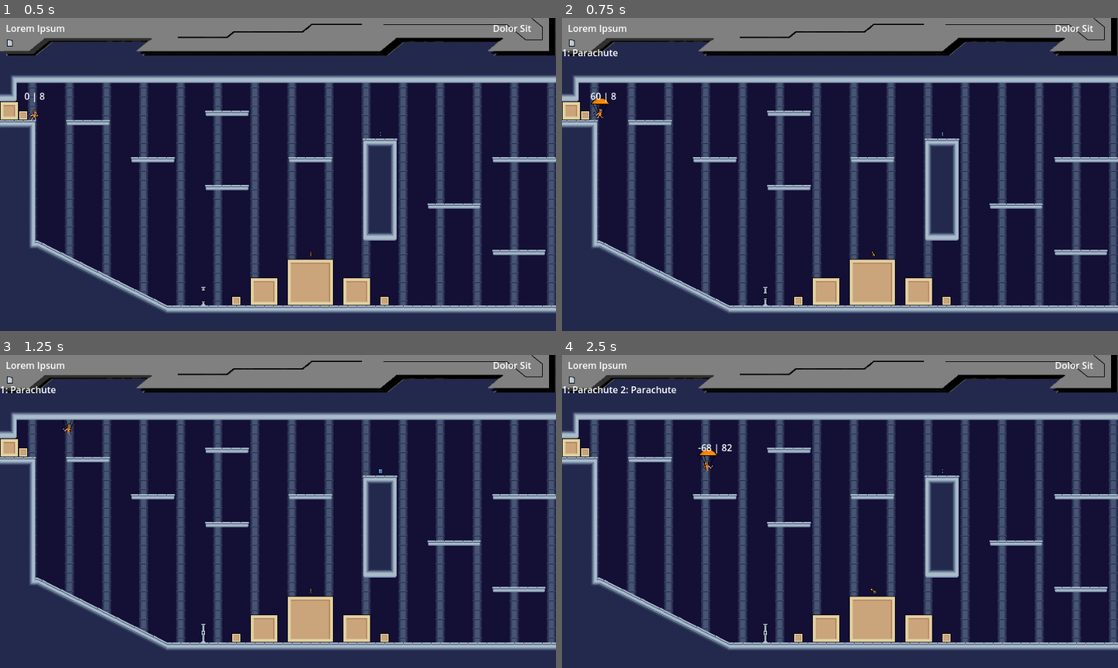
Above: before the commit, frames 1-4 (two rows, left to right).
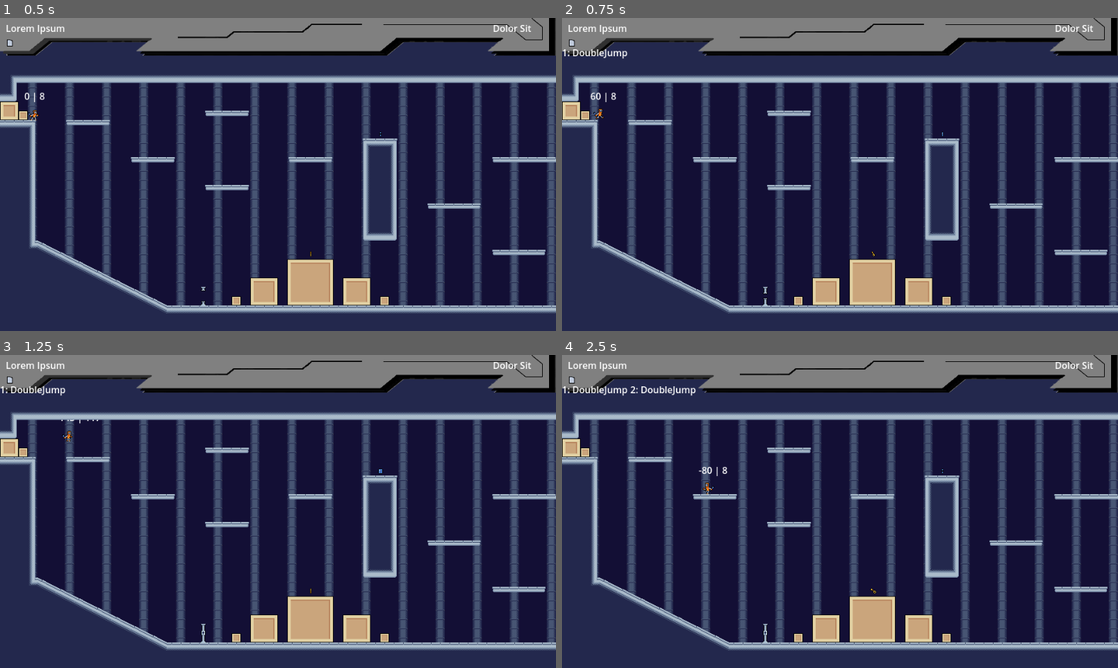
Above: after the commit, the same moments.

Repository: Cradac/H.O.R.S.T.
Game: Godot game, scene res://basic_scene.tscn
Two runs of this game, one before a commit and one after it. Both use one fixed random seed, a clock stepped at 60 frames per second and the inputs below.
Inputs:
- Up to frame 1 (0.5 s): no input
- Up to frame 2 (0.75 s): hold Right (move_right) from 0.53 s (still down); tap F (action) at 0.6 s
- Up to frame 3 (1.25 s): keep holding Right (move_right); tap Space (jump) at 0.77 s
- Up to frame 4 (2.5 s): tap F (action) at 1.35, 2.3 s; tap Space (jump) at 1.52 s; release Right (move_right) at 2.03 s; hold Left (move_left) from 2.03 s (still down); tap 1 (drop_first) at 2.1 s

Frame 1 is identical in both runs. In frame 2, 0.2% of the frame differs, in the area x 2-12%, y 10-31%; in frame 3, 0.2%; in frame 4, 0.6%, in the area x 2-31%, y 10-45%.

Commit message:
reassigned keys

Diff:
--- a/Character.gd
+++ b/Character.gd
@@ -119,8 +119,8 @@
 func action():
 	if Input.is_action_just_pressed("action"):
 		#equip(ChargedJump.new())
-		#equip(DoubleJump.new())
-		equip(Parachute.new())
+		equip(DoubleJump.new())
+		#equip(Parachute.new())
 		get_node("Label").visible = true
 	else:
 		get_node("Label").visible = false
--- a/levels/level_1.tscn
+++ b/levels/level_1.tscn
@@ -38,11 +38,13 @@
 position = Vector2(934, 88)
 texture = ExtResource("4_tnb85")
 
-[node name="Door1" parent="." instance=ExtResource("5_nc5yi")]
+[node name="Door1" parent="." node_paths=PackedStringArray("key") instance=ExtResource("5_nc5yi")]
 position = Vector2(288, 496)
+key = NodePath("../Key1")
 
-[node name="Door2" parent="." instance=ExtResource("5_nc5yi")]
+[node name="Door2" parent="." node_paths=PackedStringArray("key") instance=ExtResource("5_nc5yi")]
 position = Vector2(897, 80)
+key = NodePath("../Key2")
 
 [node name="Key1" parent="." instance=ExtResource("6_8f4hl")]
 position = Vector2(586, 469)
Not shown: 1 places in interactables/door.tscn that only renumber resources
